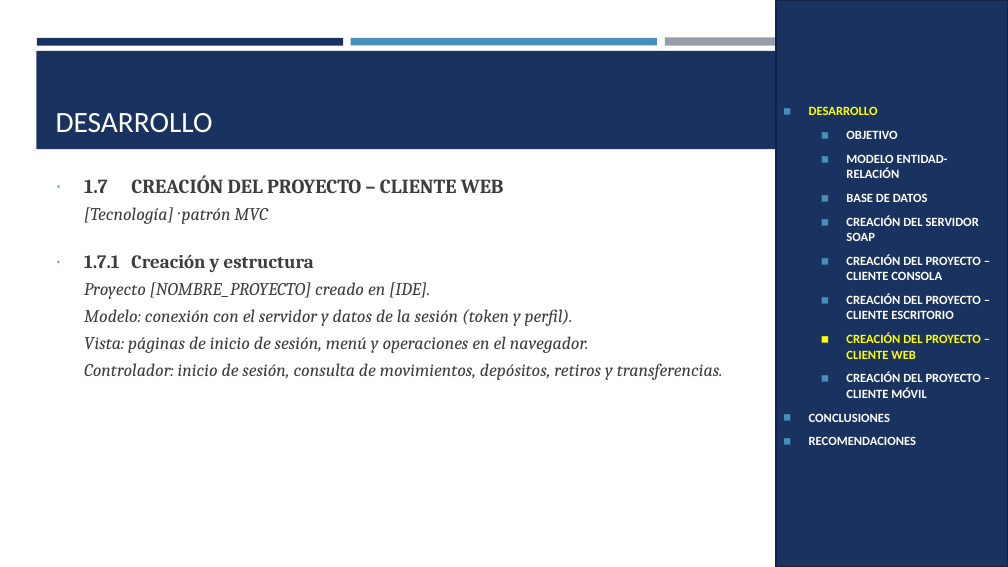
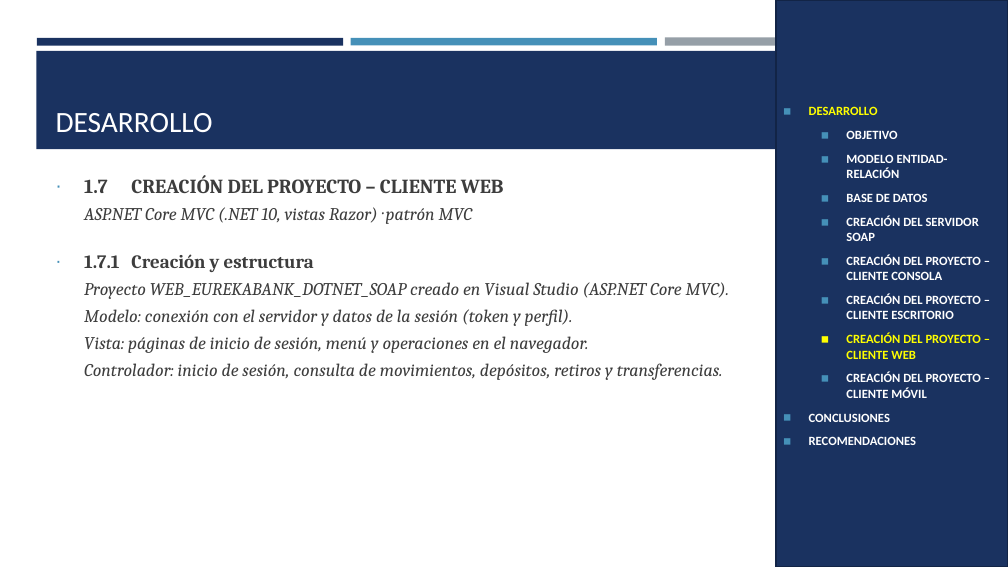
Before and after one commit to IMarcusDev/TI.1.2.-PAO202651_SOAP_DOTNET_CONBDD_NRC36883_GR04, a slide deck: slide 23 of 05. DOCUMENTACION/PRESENTACION TI.1.2. SOAP con BDD en DOTNET GR4.pptx (slide 21 before the commit). Drawn at 1008x567 pixels with LibreOffice and Linux fonts; fonts in the diff are those of the drawing. Boxes give left, top, right and bottom in pixels: in the first picture for what was removed or moved away, otherwise in the second. Text is boxed around its words. In the diff, an @@ line names an element or a change of style, - is before the commit and + after.

```diff
--- a/05. DOCUMENTACION/PRESENTACION TI.1.2. SOAP con BDD en DOTNET GR4.pptx
+++ b/05. DOCUMENTACION/PRESENTACION TI.1.2. SOAP con BDD en DOTNET GR4.pptx
@@ text at bbox=[84, 207, 472, 224]: text changed @@
-[Tecnología] · patrón MVC
+ASP.NET Core MVC (.NET 10, vistas Razor) · patrón MVC
@@ text at bbox=[84, 282, 729, 299]: text changed @@
-Proyecto [NOMBRE_PROYECTO] creado en [IDE].
+Proyecto WEB_EUREKABANK_DOTNET_SOAP creado en Visual Studio (ASP.NET Core MVC).
```
Also in this commit, not shown: 19 other slides changed, 4 slides added.
